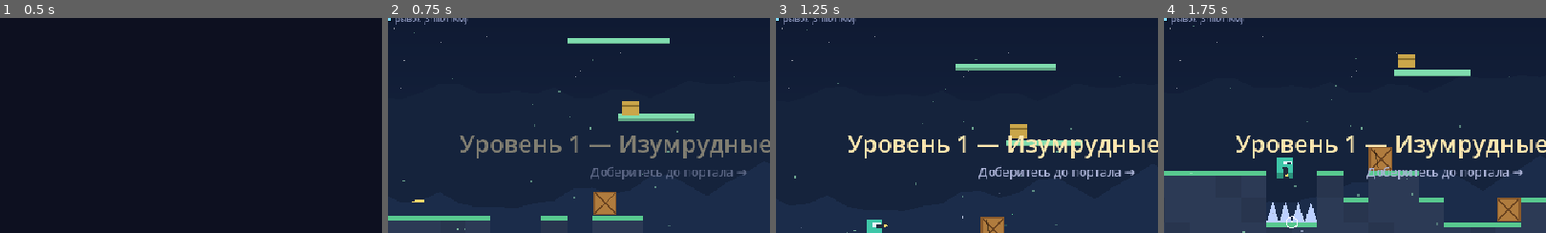
Above: before the commit, frames 1-4 (left to right).
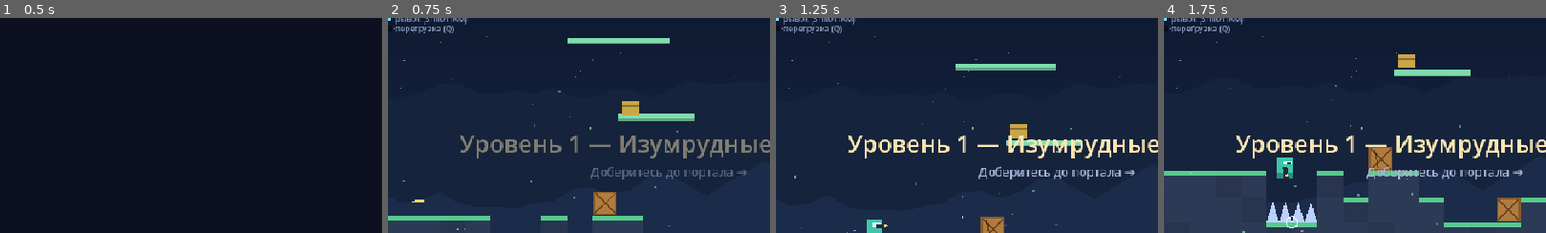
Above: after the commit, the same moments.

Repository: agent-carl/probable-enigma
Game: Godot game, scene res://Main.tscn
Same seed, same stepped clock (60 frames per second), same inputs: the game is played once before the commit and once after it.
Inputs (mouse positions are % of the whole screen's width and height, from its top left):
- Up to frame 1 (0.5 s): no input
- Up to frame 2 (0.75 s): tap Enter at 0.5 s; move the mouse to (72, 45) at 0.52 s; hold D from 0.53 s (still down); hold Q from 0.53 s (still down); click (72, 45) at 0.67 s
- Up to frame 3 (1.25 s): keep holding D; keep holding Q; tap Space at 0.77, 1.07 s
- Up to frame 4 (1.75 s): move the mouse to (30, 55) at 1.27 s; release D at 1.28 s; release Q at 1.28 s; hold S from 1.28 s (still down); tap Q at 1.35 s; tap Space at 1.52 s
The pictures show only the part of the screen within x 13-63%, y 8-58%; the shares and areas given below are measured in that part.

Frame 1 is identical in both runs. In frame 2, 0.3% of the frame differs, in the area x 2-18%, y 3-8%; in frame 3, 0.3%; in frame 4, 0.3%.

Commit message:
Series 3/N: status effects, elemental upgrades, and an ultimate
- Status effects on enemies: burn (damage-over-time, credited to the player)
  and chill (slows movement via base_spd; restores when it ends)
- Player explosions ignite; new upgrades 'Зажигательные' (burn chance) and
  'Крио-патроны' (chill chance) make bullets apply statuses
- Ultimate 'Перегрузка' (Q): charges from damage dealt; when full, a nova
  shockwave damages and knocks back nearby enemies, clears nearby enemy
  bullets, and grants i-frames. HUD charge bar; status tints on enemies.

Verified on Godot 4.6.3: parse clean, full headless suite passes (24
sections incl. chill slow/restore, burn DoT, upgrade chances, bullet status
application, ult charge/gate/fire/bullet-clear); rendered the ult HUD bar and
status tints with no errors. (Fixed: nova damage no longer recharges the ult.)

https://claude.ai/code/session_01CUUtNpiNcdpS7KL7R6tZmp

Diff:
--- a/godot/Game.gd
+++ b/godot/Game.gd
@@ -57,6 +57,8 @@
 	{ "id": "blast", "icon": "✺", "name": "Сапёр", "desc": "+40% к радиусу и урону ваших взрывов" },
 	{ "id": "magnet", "icon": "◈", "name": "Магнит", "desc": "Притягивает монеты и предметы с большего расстояния" },
 	{ "id": "berserk", "icon": "⚡", "name": "Берсерк", "desc": "Чем длиннее серия убийств, тем выше урон" },
+	{ "id": "incend", "icon": "🔥", "name": "Зажигательные", "desc": "Пули с шансом поджигают врагов (урон по времени)" },
+	{ "id": "cryo", "icon": "❄", "name": "Крио-патроны", "desc": "Пули с шансом замораживают врагов (замедление)" },
 ]
 
 const ACHIEVEMENTS := [
@@ -108,6 +110,8 @@
 var _eid_counter := 1000000  # счётчик id для врагов, созданных в рантайме
 var hitstop := 0         # короткая заморозка при крупных событиях
 var volume := 0.8        # громкость (0..1), сохраняется
+var ult := 0.0           # заряд ультимейта (0..ULT_MAX)
+const ULT_MAX := 300.0
 
 # статистика забега
 var run_ticks := 0       # прожитые кадры (время)
@@ -146,7 +150,7 @@
 var input := {
 	"move": 0, "down": false, "jump_pressed": false, "jump_held": false,
 	"shoot_held": false, "shoot_clicked": false, "aim": Vector2.ZERO,
-	"switch_to": -1, "wheel": 0, "dash": false,
+	"switch_to": -1, "wheel": 0, "dash": false, "ult": false,
 }
 var _prev_keys := {}
 var _prev_mouse := false
@@ -243,6 +247,9 @@
 			n += 1
 		P.inv = 0
 		hurt_player(12, -1, Vector2(P.x - 200, P.y))
+	if demo_frame == 5 and "--status" in OS.get_cmdline_args() and state == "play":
+		P.stats.burn_chance = 1.0
+		P.stats.chill_chance = 1.0
 	if demo_frame == 50 and "--shop" in OS.get_cmdline_args() and state == "play":
 		coins = 50
 		open_shop()
@@ -263,6 +270,7 @@
 		input.shoot_held = true
 		input.shoot_clicked = (demo_frame % 6 == 0)
 		input.dash = (demo_frame % 40 == 20)
+		input.ult = ult >= ULT_MAX   # бот бьёт ультой по готовности
 		input.switch_to = -1
 		if "--guns" in OS.get_cmdline_args() and demo_frame % 35 == 0:
 			input.switch_to = (P.wi + 1) % P.weapons.size()
@@ -296,6 +304,7 @@
 	var jump_now := Input.is_key_pressed(KEY_W) or Input.is_key_pressed(KEY_UP) or Input.is_key_pressed(KEY_SPACE)
 	var shoot_now := Input.is_mouse_button_pressed(MOUSE_BUTTON_LEFT)
 	var dash_now := Input.is_key_pressed(KEY_SHIFT) or Input.is_mouse_button_pressed(MOUSE_BUTTON_RIGHT)
+	var ult_now := Input.is_key_pressed(KEY_Q)
 
 	input.move = (1 if k_right else 0) - (1 if k_left else 0)
 	input.down = k_down
@@ -304,6 +313,7 @@
 	input.shoot_held = shoot_now
 	input.shoot_clicked = shoot_now and not _prev_mouse
 	input.dash = dash_now and not _prev_keys.get("dash", false)
+	input.ult = ult_now and not _prev_keys.get("ult", false)
 	input.aim = get_local_mouse_position() + cam
 	input.switch_to = -1
 	for i in range(4):
@@ -312,6 +322,7 @@
 
 	_prev_keys["jump"] = jump_now
 	_prev_keys["dash"] = dash_now
+	_prev_keys["ult"] = ult_now
 	for i in range(4):
 		_prev_keys["d%d" % i] = Input.is_key_pressed(KEY_1 + i)
 	_prev_mouse = shoot_now
@@ -752,6 +763,12 @@
 			if en.cd_max > 0:
 				en.cd_max = int(en.cd_max * 0.7)
 
+	# нормализуем поля статусов (база скорости — после элитных модификаторов)
+	for en in enemy_list:
+		en["base_spd"] = en.spd
+		en["burn"] = 0
+		en["chill"] = 0
+
 	return {
 		"W": W, "H": H, "grid": grid, "ground_y": ground_y,
 		"theme": THEMES[(level_num - 1) % THEMES.size()],
@@ -881,9 +898,9 @@
 		"type": type, "x": sx, "y": sy, "w": b.w, "h": b.h,
 		"hp": roundi(b.hp * hp_mul), "maxhp": roundi(b.hp * hp_mul),
 		"vx": 0.0, "vy": 0.0, "dir": (-1 if rng.randf() < 0.5 else 1),
-		"spd": b.spd, "dmg": b.dmg + dmg_add, "score": b.score,
+		"spd": b.spd, "base_spd": b.spd, "dmg": b.dmg + dmg_add, "score": b.score,
 		"fly": b.fly, "cd": 0, "cd_max": b.get("cd", 0),
-		"hurt_t": 0, "phase": rng.randf() * TAU,
+		"hurt_t": 0, "phase": rng.randf() * TAU, "burn": 0, "chill": 0,
 		"on_ground": false, "hit_wall": false, "drop": 0, "dead": false,
 		"charge": 0, "aimx": 0.0, "aimy": 0.0, "eid": _next_eid(),
 	}
@@ -902,6 +919,7 @@
 			"dmg_mul": 1.0, "cd_mul": 1.0, "spd_mul": 1.0, "jumps": 1, "lifesteal": 0,
 			"armor_mul": 1.0, "crit": 0.0, "jump_mul": 1.0,
 			"shield_regen": 0.0, "dash_cd_mul": 1.0, "blast_mul": 1.0, "magnet_range": 90.0, "berserk": 0.0,
+			"burn_chance": 0.0, "chill_chance": 0.0,
 		},
 	}
 
@@ -915,6 +933,7 @@
 	lvl = 1
 	score = 0
 	coins = 0
+	ult = 0.0
 	kills = 0
 	max_combo = 0
 	run_ticks = 0
@@ -1011,6 +1030,8 @@
 		"blast": st.blast_mul *= 1.4
 		"magnet": st.magnet_range += 90.0
 		"berserk": st.berserk += 0.5
+		"incend": st.burn_chance = min(0.9, st.burn_chance + 0.35)
+		"cryo": st.chill_chance = min(0.9, st.chill_chance + 0.35)
 
 func choose_upgrade(u: Dictionary) -> void:
 	apply_upgrade_stats(u)
@@ -1121,16 +1142,63 @@
 		_save_best(best)
 	_set_state("dead")
 
-func hurt_enemy(en: Dictionary, dmg: int, crit: bool) -> void:
+func activate_ult() -> void:
+	# «Перегрузка»: ударная волна, чистит вражеские пули, даёт i-кадры
+	var cx: float = P.x + P.w / 2.0
+	var cy: float = P.y + P.h / 2.0
+	P.inv = max(P.inv, 40)
+	shake = min(24.0, shake + 16.0)
+	hitstop = 6
+	burst(cx, cy, 50, Color("#9be8ff"))
+	burst(cx, cy, 30, Color("#ffffff"))
+	play_sfx("portal")
+	# урон и отбрасывание врагов в радиусе
+	var radius := 200.0
+	for en in enemies:
+		if en.dead:
+			continue
+		var d := Vector2(en.x + en.w / 2.0 - cx, en.y + en.h / 2.0 - cy)
+		if d.length() <= radius:
+			hurt_enemy(en, 80, true)
+			if not en.dead:
+				var dir := d.normalized()
+				en.vx += dir.x * 8.0
+				en.vy += dir.y * 6.0 - 3.0
+	# развеиваем вражеские пули поблизости
+	var kept := []
+	for b in bullets:
+		if b.from == "e" and Vector2(b.x - cx, b.y - cy).length() <= radius:
+			continue
+		kept.append(b)
+	bullets = kept
+	ult = 0.0  # сброс после нанесения урона (чтобы урон волны не перезаряжал ульту)
+
+func _roll_bullet_status(en: Dictionary) -> void:
+	if en.dead:
+		return
+	if P.stats.burn_chance > 0 and rng.randf() < P.stats.burn_chance:
+		apply_burn(en, 96)
+	if P.stats.chill_chance > 0 and rng.randf() < P.stats.chill_chance:
+		apply_chill(en, 120)
+
+func apply_burn(en: Dictionary, ticks: int) -> void:
+	en["burn"] = max(int(en.get("burn", 0)), ticks)
+
+func apply_chill(en: Dictionary, ticks: int) -> void:
+	en["chill"] = max(int(en.get("chill", 0)), ticks)
+
+func hurt_enemy(en: Dictionary, dmg: int, crit: bool, silent := false) -> void:
 	# элита-бронежилет снижает входящий урон
 	if en.get("mod", "") == "armored":
 		dmg = max(1, int(round(dmg * 0.6)))
 	en.hp -= dmg
 	en.hurt_t = 90
 	damage_dealt += dmg
-	add_text(en.x + en.w / 2.0, en.y - 4, str(dmg), Color("#ffd86b") if crit else Color.WHITE)
-	burst(en.x + en.w / 2.0, en.y + en.h / 2.0, 7 if crit else 4, Color("#ffd1a8"))
-	play_sfx("hit")
+	ult = min(ULT_MAX, ult + dmg)  # урон заряжает ультимейт
+	if not silent:
+		add_text(en.x + en.w / 2.0, en.y - 4, str(dmg), Color("#ffd86b") if crit else Color.WHITE)
+		burst(en.x + en.w / 2.0, en.y + en.h / 2.0, 7 if crit else 4, Color("#ffd1a8"))
+		play_sfx("hit")
 	if en.hp <= 0:
 		en.dead = true
 		kills += 1
@@ -1201,6 +1269,8 @@
 				continue
 			if Vector2(en.x + en.w / 2.0, en.y + en.h / 2.0).distance_to(c) <= radius:
 				hurt_enemy(en, dmg, false)
+				if not en.dead:
+					apply_burn(en, 80)  # взрывы поджигают
 	else:
 		if P.inv <= 0 and state == "play" and Vector2(P.x + P.w / 2.0, P.y + P.h / 2.0).distance_to(c) <= radius:
 			hurt_player(dmg, 1 if P.x + P.w / 2.0 > x else -1, c)
@@ -1514,6 +1584,9 @@
 	if input.switch_to >= 0 and input.switch_to < P.weapons.size():
 		switch_weapon(input.switch_to)
 
+	if input.ult and ult >= ULT_MAX:
+		activate_ult()
+
 	try_shoot()
 
 func do_jump() -> void:
@@ -1539,6 +1612,20 @@
 		var ecx: float = en.x + en.w / 2.0
 		var ecy: float = en.y + en.h / 2.0
 		var dist := Vector2(pcx - ecx, pcy - ecy).length()
+
+		# статусы: заморозка замедляет, горение наносит урон по времени
+		if int(en.get("chill", 0)) > 0:
+			en.chill -= 1
+			en.spd = en.get("base_spd", en.spd) * 0.45
+		else:
+			en.spd = en.get("base_spd", en.spd)
+		if int(en.get("burn", 0)) > 0:
+			en.burn -= 1
+			if int(en.burn) % 12 == 0:
+				burst(ecx, en.y, 2, Color("#ff8a3d"))
+				hurt_enemy(en, 4, false, true)
+				if en.dead:
+					continue
 
 		if en.type == "walker" or en.type == "splitter" or en.type == "shard":
 			en.vy = min(en.vy + GRAV, MAX_FALL)
@@ -1773,11 +1860,13 @@
 						if is_pierce:
 							if not (en.eid in b.hit_ids):
 								hurt_enemy(en, b.dmg, b.crit)
+								_roll_bullet_status(en)
 								b.hit_ids.append(en.eid)
 								shots_hit += 1
 							# рельса проходит насквозь — не останавливаемся
 						else:
 							hurt_enemy(en, b.dmg, b.crit)
+							_roll_bullet_status(en)
 							shots_hit += 1
 							hit = true
 							break
@@ -2260,6 +2349,13 @@
 			# пушки
 			draw_rect(Rect2(en.x - 6, ecb.y + 6, en.w + 12, 8), Color("#3a2440"))
 
+		# наложение статуса
+		if int(en.get("chill", 0)) > 0:
+			draw_rect(Rect2(en.x, en.y, en.w, en.h), Color(0.5, 0.83, 1.0, 0.30))
+		if int(en.get("burn", 0)) > 0:
+			draw_rect(Rect2(en.x, en.y, en.w, en.h), Color(1.0, 0.45, 0.2, 0.22))
+			draw_circle(Vector2(en.x + en.w / 2.0 + sin(tick * 0.5 + float(en.eid)) * 4, en.y - 2), 2.5, Color("#ff8a3d"))
+
 		if en.type != "boss" and en.hurt_t > 0 and en.hp < en.maxhp:
 			var bw: float = en.w + 8
 			draw_rect(Rect2(en.x - 4, en.y - 9, bw, 4), Color(0, 0, 0, 0.55))
@@ -2357,6 +2453,15 @@
 	var dfrac := 1.0 - clampf(float(P.dash_cd) / 55.0, 0, 1)
 	draw_rect(Rect2(13, dy + 1, 118 * dfrac, 6), Color("#7fdcff") if dfrac >= 1.0 else Color("#3a6c8c"))
 	_text(Vector2(136, dy + 8), "рывок (Shift/ПКМ)", 10, Color("#8d97bd"))
+
+	# заряд ультимейта
+	var uy := 50.0
+	draw_rect(Rect2(12, uy, 120, 8), Color(0, 0, 0, 0.45))
+	var ufrac := clampf(ult / ULT_MAX, 0, 1)
+	var ready := ufrac >= 1.0
+	var ucol := Color("#ffd86b") if (ready and (tick % 20 < 10)) else (Color("#ff9e4d") if ready else Color("#7a5a2c"))
+	draw_rect(Rect2(13, uy + 1, 118 * ufrac, 6), ucol)
+	_text(Vector2(136, uy + 8), "ПЕРЕГРУЗКА (Q)" if ready else "перегрузка (Q)", 10, Color("#ffd86b") if ready else Color("#8d97bd"))
 
 	# серия убийств
 	if combo >= 3:
@@ -2507,7 +2612,7 @@
 			_text(Vector2(cx, 190), "Платформер-рогалик: каждый забег — новая карта", 16, Color("#aab3d6"), true)
 			_text(Vector2(cx, 250), "A/D — бег · W/Пробел — прыжок · S+прыжок — вниз", 14, Color("#8d97bd"), true)
 			_text(Vector2(cx, 274), "Мышь — прицел · ЛКМ — огонь · 1–4/колесо — оружие", 14, Color("#8d97bd"), true)
-			_text(Vector2(cx, 298), "Shift / ПКМ — рывок · Esc — пауза · M — звук", 14, Color("#8d97bd"), true)
+			_text(Vector2(cx, 298), "Shift/ПКМ — рывок · Q — перегрузка · Esc — пауза · M — звук", 14, Color("#8d97bd"), true)
 			_text(Vector2(cx, 322), "Каждый 5-й уровень — БОСС", 13, Color("#ff8fc4"), true)
 			_btn(Rect2(cx - 90, 344, 180, 50), "Играть", "play")
 			var bl := "Рекорд: %d очков" % best if best > 0 else "Удачного первого забега!"
--- a/godot/Test.gd
+++ b/godot/Test.gd
@@ -681,6 +681,71 @@
 	# выход из магазина запускает уровень
 	game.shop_continue()
 	_ok(game.state == "play" and game.lvl == 3, "shop_continue starts the level")
+
+	# ---------- 24. Статусы, ульта ----------
+	game.start_run(61, "61")
+	# заморозка замедляет, потом скорость восстанавливается
+	game.P.x = 50.0
+	var fr: Dictionary = game._spawn_enemy("walker", 600.0, 200.0)
+	var base_spd: float = fr.base_spd
+	game.enemies = [fr]
+	game.apply_chill(fr, 8)
+	game.update_enemies()
+	_ok(abs(fr.spd - base_spd * 0.45) < 1e-6, "chill slows enemy speed")
+	_ok(int(fr.chill) == 7, "chill ticks down")
+	fr.chill = 0
+	game.update_enemies()
+	_ok(abs(fr.spd - base_spd) < 1e-6, "speed restores after chill ends")
+
+	# горение наносит урон по времени и заряжает ульту/статы
+	game.start_run(62, "62")
+	game.P.x = 50.0
+	var bn: Dictionary = game._spawn_enemy("tank", 600.0, 200.0)
+	bn.hp = 200
+	game.enemies = [bn]
+	game.apply_burn(bn, 96)
+	var hp_b: int = bn.hp
+	for _i in range(60):
+		game.update_enemies()
+	_ok(bn.hp < hp_b, "burning deals damage over time (%d -> %d)" % [hp_b, bn.hp])
+
+	# улучшения incend/cryo задают шансы и применяют статус (шанс=1 для теста)
+	game.start_run(63, "63")
+	game.apply_upgrade_stats({ "id": "incend" })
+	game.apply_upgrade_stats({ "id": "cryo" })
+	_ok(game.P.stats.burn_chance > 0 and game.P.stats.chill_chance > 0, "incend/cryo set chances")
+	game.P.stats.burn_chance = 1.0
+	game.P.stats.chill_chance = 1.0
+	var tgt: Dictionary = game._spawn_enemy("walker", 400.0, 200.0)
+	game._roll_bullet_status(tgt)
+	_ok(int(tgt.burn) > 0 and int(tgt.chill) > 0, "bullet status applies at 100% chance")
+
+	# ультимейт: заряжается уроном, активируется на максимуме
+	game.start_run(64, "64")
+	game.ult = 0.0
+	var due: Dictionary = game._spawn_enemy("walker", 400.0, 200.0)
+	due.hp = 1000
+	game.enemies = [due]
+	game.hurt_enemy(due, 50, false)
+	_ok(abs(game.ult - 50.0) < 1e-6, "ult charges from damage")
+	# не на максимуме — активация через update_player не срабатывает
+	game.ult = 10.0
+	game.input.ult = true
+	game.P.inv = 999
+	game.update_player()
+	_ok(abs(game.ult - 10.0) < 1e-6, "ult does not fire below max")
+	# на максимуме — срабатывает (урон по площади, чистит вражеские пули, сброс)
+	game.ult = game.ULT_MAX
+	var ult_e: Dictionary = game._spawn_enemy("walker", game.P.x + 40, game.P.y)
+	ult_e.hp = 1000
+	game.enemies = [ult_e]
+	game.bullets = [{ "x": game.P.x + 10, "y": game.P.y, "vx": 0.0, "vy": 0.0, "dmg": 5, "from": "e", "life": 100, "color": "#f00" }]
+	var nh: int = ult_e.hp
+	game.input.ult = true
+	game.update_player()
+	_ok(game.ult == 0.0, "ult resets after use")
+	_ok(ult_e.hp < nh, "ult damages nearby enemies")
+	_ok(game.bullets.size() == 0, "ult clears nearby enemy bullets")
 
 	if failures == 0:
 		print("\nALL TESTS PASSED")
Not shown, changed: README.md
Not shown, changed: godot/README.md
